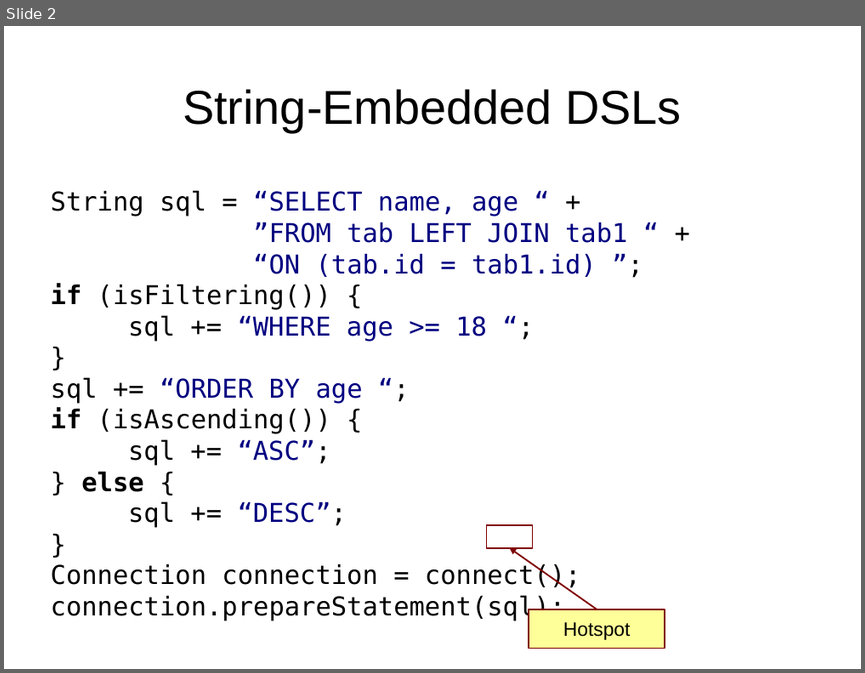
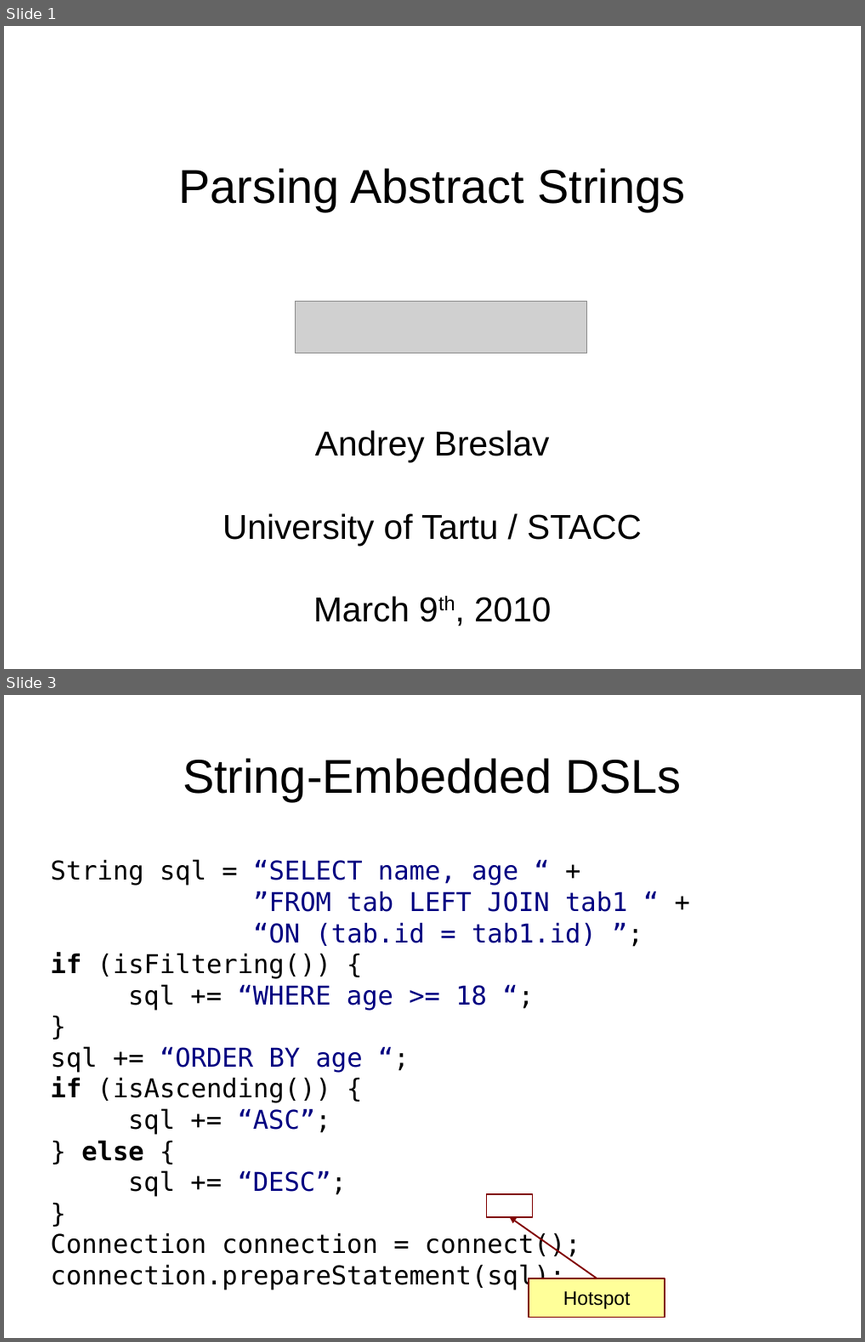
Before and after one commit to abreslav-from-google-code/abreslav, a slide deck: work/PL_Seminar/breslav_abstract_parsing.odp. Shown one above the other, each under a label of ours: slide 2 before the commit, slides 1 and 3 after it; the slides between them are not shown. The pictures are 865x673 and 865x1342 pixels, drawn with LibreOffice and Linux fonts; fonts in the diff are those of the drawing; grey boxes stand for pictures. Boxes give left, top, right and bottom in pixels: in the first picture for what was removed or moved away, otherwise in the second. Text is boxed around its words. In the diff, an @@ line names an element or a change of style, - is before the commit and + after.

```diff
--- a/work/PL_Seminar/breslav_abstract_parsing.odp
+++ b/work/PL_Seminar/breslav_abstract_parsing.odp
@@ slide 1 added at [4, 26, 861, 669], background #FFFFFF @@
@@ title added at [179, 168, 686, 211], 44 pt, text #000000 @@
+Parsing Abstract Strings
@@ picture added at [296, 301, 587, 353] @@
@@ subtitle added at [222, 430, 642, 622], 32 pt, text #000000 @@
+Andrey Breslav
+University of Tartu / STACC
+March 9th, 2010
@@ what was slide 2 is now slide 3 @@
```
Also in this commit, not shown: 9 slides changed.
